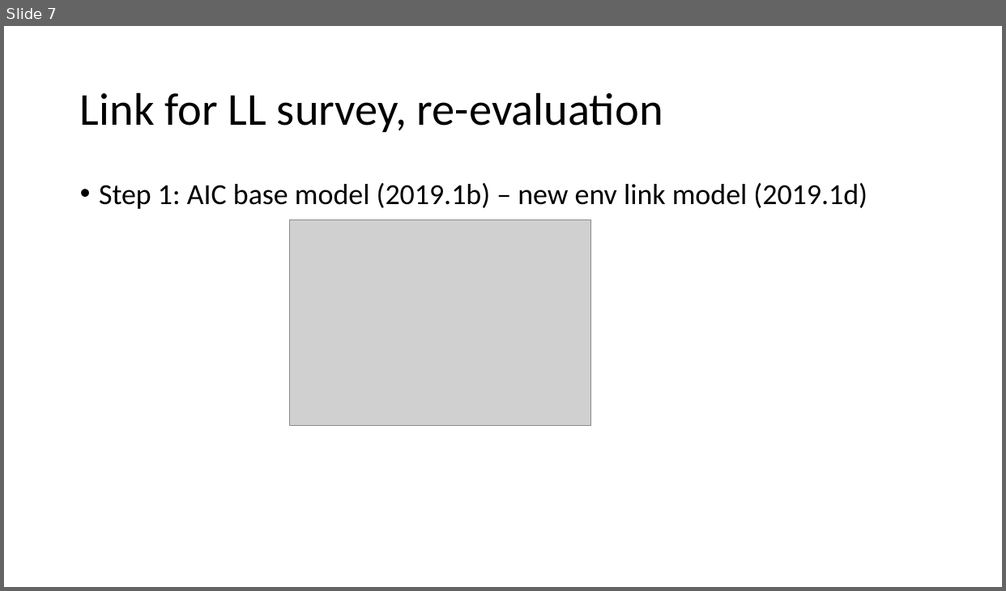
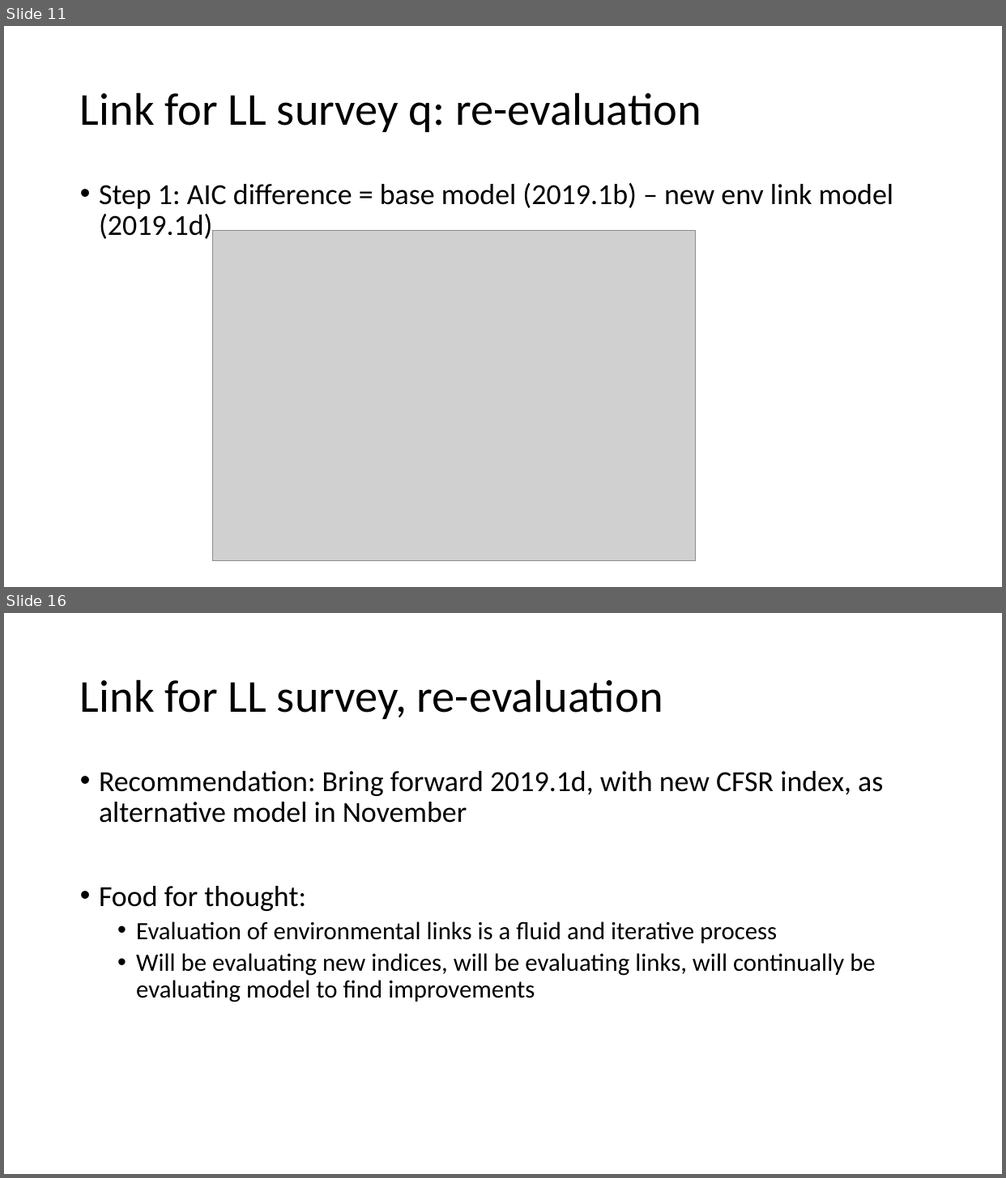
Before and after one commit to pete-hulson/goa_pcod, a slide deck: 2023/presentation/goa_pcod_sept23.pptx. Shown one above the other, each under a label of ours: slide 7 before the commit, slides 11 and 16 after it; the slides between them are not shown. The pictures are 1006x591 and 1006x1178 pixels, drawn with LibreOffice and Linux fonts; fonts in the diff are those of the drawing; grey boxes stand for pictures. Boxes give left, top, right and bottom in pixels: in the first picture for what was removed or moved away, otherwise in the second. Text is boxed around its words. In the diff, an @@ line names an element or a change of style, - is before the commit and + after.

```diff
--- a/2023/presentation/goa_pcod_sept23.pptx
+++ b/2023/presentation/goa_pcod_sept23.pptx
@@ slide 16 added at (4, 613, 1002, 1174), background #FFFFFF @@
@@ title added at (80, 679, 663, 719), 44 pt, text #000000 @@
+Link for LL survey, re-evaluation
@@ text added at (99, 771, 883, 1003), 24 pt, text #000000 @@
+• Recommendation: Bring forward 2019.1d, with new CFSR index, as alternative model in November
+• Food for thought:
+  • Evaluation of environmental links is a fluid and iterative process
+  • Will be evaluating new indices, will be evaluating links, will continually be evaluating model to find improvements
@@ what was slide 7 is now slide 11 @@
@@ slide 11 changed as well @@
@@ title at (80, 92, 701, 132): text changed @@
-Link for LL survey, re-evaluation
+Link for LL survey q: re-evaluation
@@ text at (99, 183, 894, 243): text changed @@
-• Step 1: AIC base model (2019.1b) – new env link model (2019.1d)
+• Step 1: AIC difference = base model (2019.1b) – new env link model (2019.1d)
@@ picture added at (213, 230, 696, 561) @@
@@ picture removed at (290, 220, 591, 426) @@
```
Also in this commit, not shown: 9 other slides changed, 11 other slides added, 5 other files.
